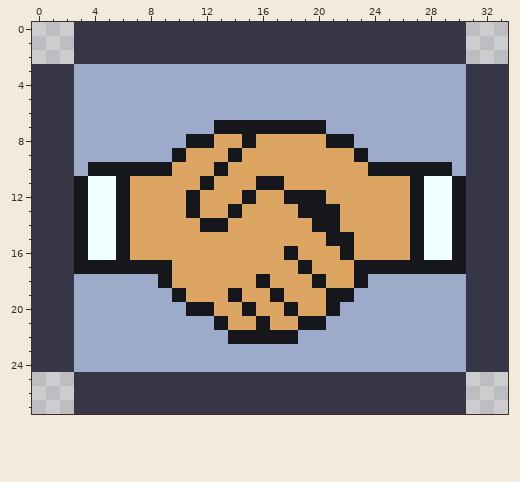
Two versions of one pixel-art sprite, client/src/main/resources/assets/draw.png. The picture above is the old version.
The file is 136x112 pixels, drawn in blocks of 4x4; one block is one cell here.
The same view after the edit:
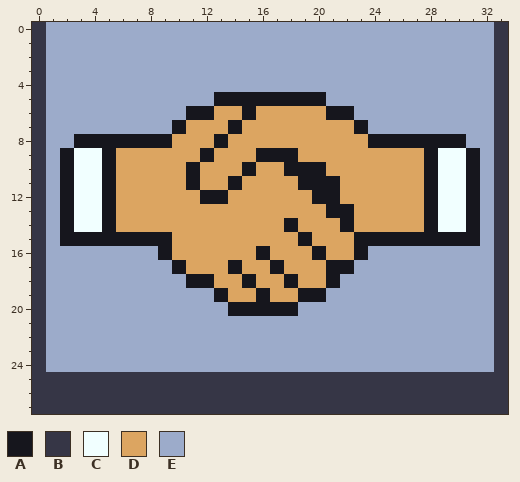
Palette (. is transparent): A #16161d  B #363646  C #f1ffff  D #dca561  E #9cabca
Difference:
@@ x 0..33 @@
- 0 ...BBBBBBBBBBBBBBBBBBBBBBBBBBBB...
- 1 ...BBBBBBBBBBBBBBBBBBBBBBBBBBBB...
- 2 ...BBBBBBBBBBBBBBBBBBBBBBBBBBBB...
- 3 BBBEEEEEEEEEEEEEEEEEEEEEEEEEEEEBBB
- 4 BBBEEEEEEEEEEEEEEEEEEEEEEEEEEEEBBB
- 5 BBBEEEEEEEEEEEEEEEEEEEEEEEEEEEEBBB
- 6 BBBEEEEEEEEEEEEEEEEEEEEEEEEEEEEBBB
- 7 BBBEEEEEEEEEEAAAAAAAAEEEEEEEEEEBBB
- 8 BBBEEEEEEEEAADDADDDDDAAEEEEEEEEBBB
- 9 BBBEEEEEEEADDDADDDDDDDDAEEEEEEEBBB
-10 BBBEAAAAAADDDADDDDDDDDDDAAAAAAEBBB
-11 BBBACCADDDDDADDDAADDDDDDDDDACCABBB
-12 BBBACCADDDDADDDADDAAADDDDDDACCABBB
-13 BBBACCADDDDADDADDDDAAADDDDDACCABBB
-14 BBBACCADDDDDAADDDDDDAADDDDDACCABBB
-15 BBBACCADDDDDDDDDDDDDDAADDDDACCABBB
-16 BBBACCADDDDDDDDDDDADDDADDDDACCABBB
-17 BBBAAAAAAADDDDDDDDDADDDAAAAAAAABBB
-18 BBBEEEEEEADDDDDDADDDADDAEEEEEEEBBB
-19 BBBEEEEEEEADDDADDADDDAAEEEEEEEEBBB
-20 BBBEEEEEEEEAADDADDADDAEEEEEEEEEBBB
-21 BBBEEEEEEEEEEADDADDAAEEEEEEEEEEBBB
-22 BBBEEEEEEEEEEEAAAAAEEEEEEEEEEEEBBB
-23 BBBEEEEEEEEEEEEEEEEEEEEEEEEEEEEBBB
-24 BBBEEEEEEEEEEEEEEEEEEEEEEEEEEEEBBB
-25 ...BBBBBBBBBBBBBBBBBBBBBBBBBBBB...
-26 ...BBBBBBBBBBBBBBBBBBBBBBBBBBBB...
-27 ...BBBBBBBBBBBBBBBBBBBBBBBBBBBB...
+ 0 BEEEEEEEEEEEEEEEEEEEEEEEEEEEEEEEEB
+ 1 BEEEEEEEEEEEEEEEEEEEEEEEEEEEEEEEEB
+ 2 BEEEEEEEEEEEEEEEEEEEEEEEEEEEEEEEEB
+ 3 BEEEEEEEEEEEEEEEEEEEEEEEEEEEEEEEEB
+ 4 BEEEEEEEEEEEEEEEEEEEEEEEEEEEEEEEEB
+ 5 BEEEEEEEEEEEEAAAAAAAAEEEEEEEEEEEEB
+ 6 BEEEEEEEEEEAADDADDDDDAAEEEEEEEEEEB
+ 7 BEEEEEEEEEADDDADDDDDDDDAEEEEEEEEEB
+ 8 BEEAAAAAAADDDADDDDDDDDDDAAAAAAAEEB
+ 9 BEACCADDDDDDADDDAAADDDDDDDDDACCAEB
+10 BEACCADDDDDADDDADDAAADDDDDDDACCAEB
+11 BEACCADDDDDADDADDDDAAADDDDDDACCAEB
+12 BEACCADDDDDDAADDDDDDAADDDDDDACCAEB
+13 BEACCADDDDDDDDDDDDDDDAADDDDDACCAEB
+14 BEACCADDDDDDDDDDDDADDDADDDDDACCAEB
+15 BEAAAAAAAADDDDDDDDDADDDAAAAAAAAAEB
+16 BEEEEEEEEADDDDDDADDDADDAEEEEEEEEEB
+17 BEEEEEEEEEADDDADDADDDAAEEEEEEEEEEB
+18 BEEEEEEEEEEAADDADDADDAEEEEEEEEEEEB
+19 BEEEEEEEEEEEEADDADDAAEEEEEEEEEEEEB
+20 BEEEEEEEEEEEEEAAAAAEEEEEEEEEEEEEEB
+21 BEEEEEEEEEEEEEEEEEEEEEEEEEEEEEEEEB
+22 BEEEEEEEEEEEEEEEEEEEEEEEEEEEEEEEEB
+23 BEEEEEEEEEEEEEEEEEEEEEEEEEEEEEEEEB
+24 BEEEEEEEEEEEEEEEEEEEEEEEEEEEEEEEEB
+25 BBBBBBBBBBBBBBBBBBBBBBBBBBBBBBBBBB
+26 BBBBBBBBBBBBBBBBBBBBBBBBBBBBBBBBBB
+27 BBBBBBBBBBBBBBBBBBBBBBBBBBBBBBBBBB
Where, in picture pixels (left, top, right, bottom), the same in both pictures:
changed: (32, 22, 508, 414)
